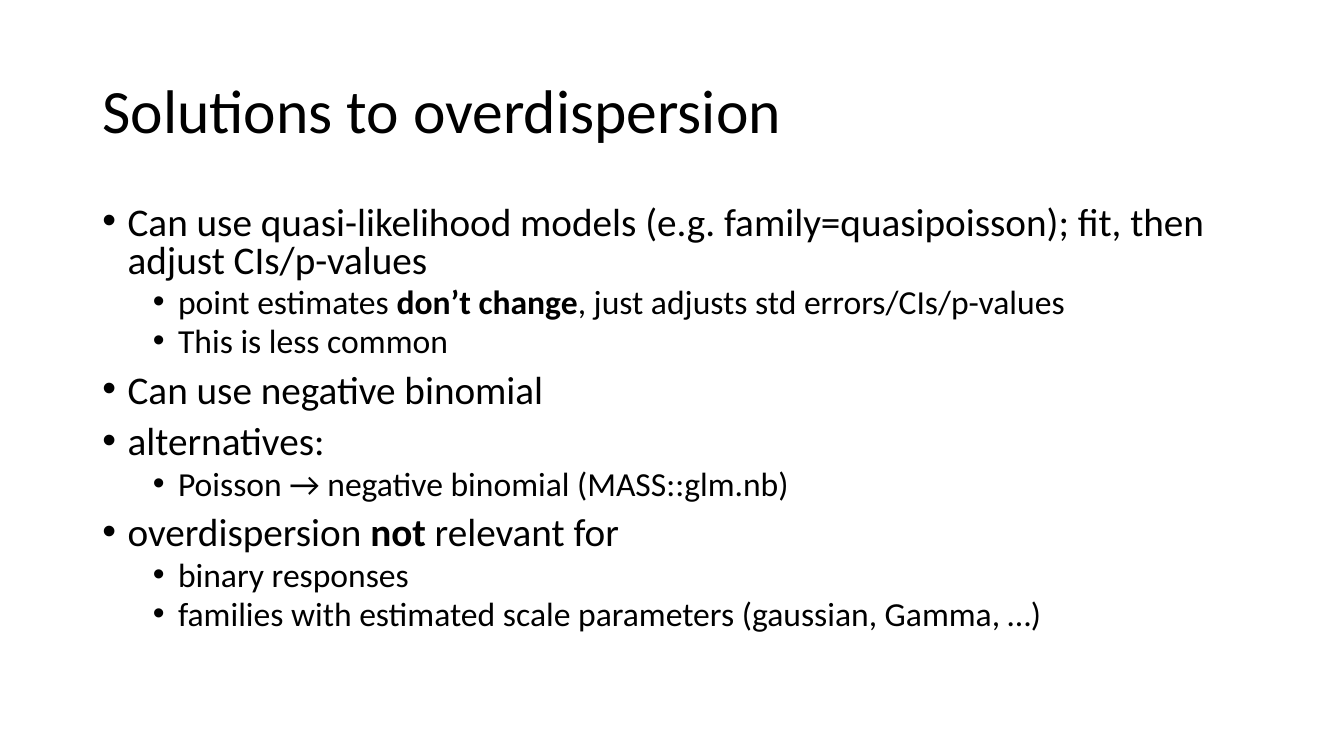
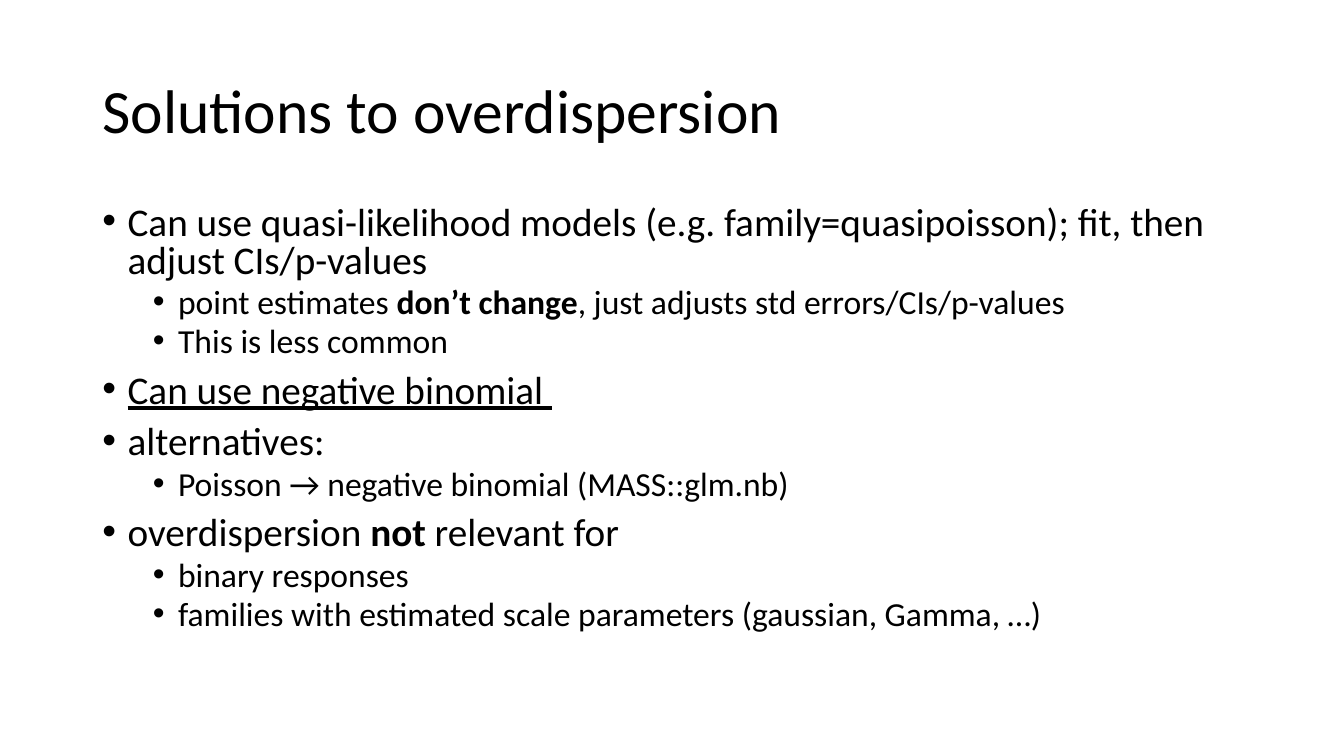
Before and after one commit to VTQuantMethodsEEB/klangwig, a slide deck: slide 39 of lectures/week_10_glms/le10_glms.pptx. Drawn at 1344x756 pixels with LibreOffice and Linux fonts; fonts in the diff are those of the drawing. Boxes give left, top, right and bottom in pixels: in the first picture for what was removed or moved away, otherwise in the second. Text is boxed around its words. In the diff, an @@ line names an element or a change of style, - is before the commit and + after.

```diff
--- a/lectures/week_10_glms/le10_glms.pptx
+++ b/lectures/week_10_glms/le10_glms.pptx
@@ text at <box>128,376,543,411</box>: underline on in "Can use negative binomial" @@
```
Also in this commit, not shown: 1 slide added, 4 other files.
